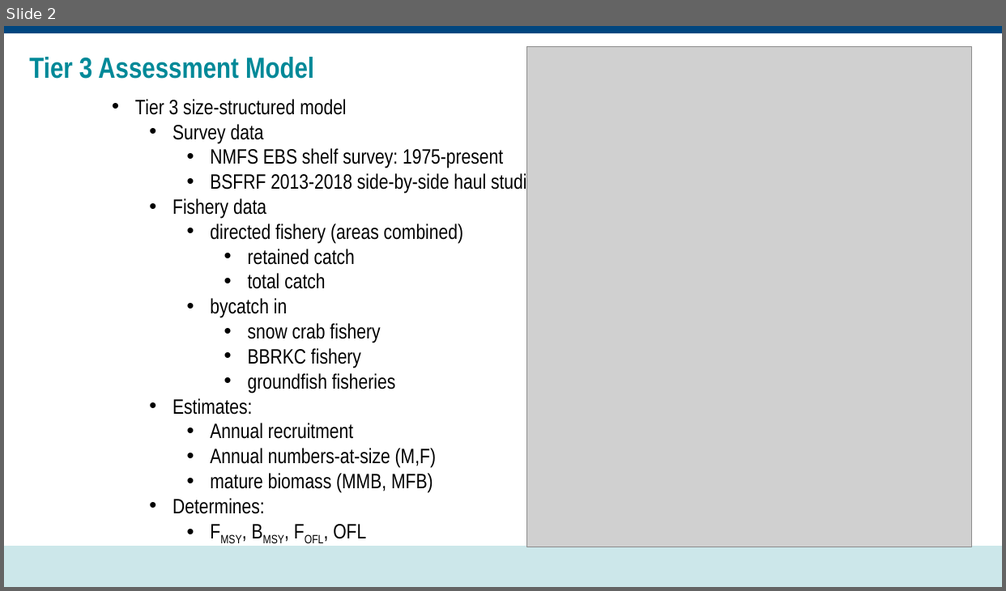
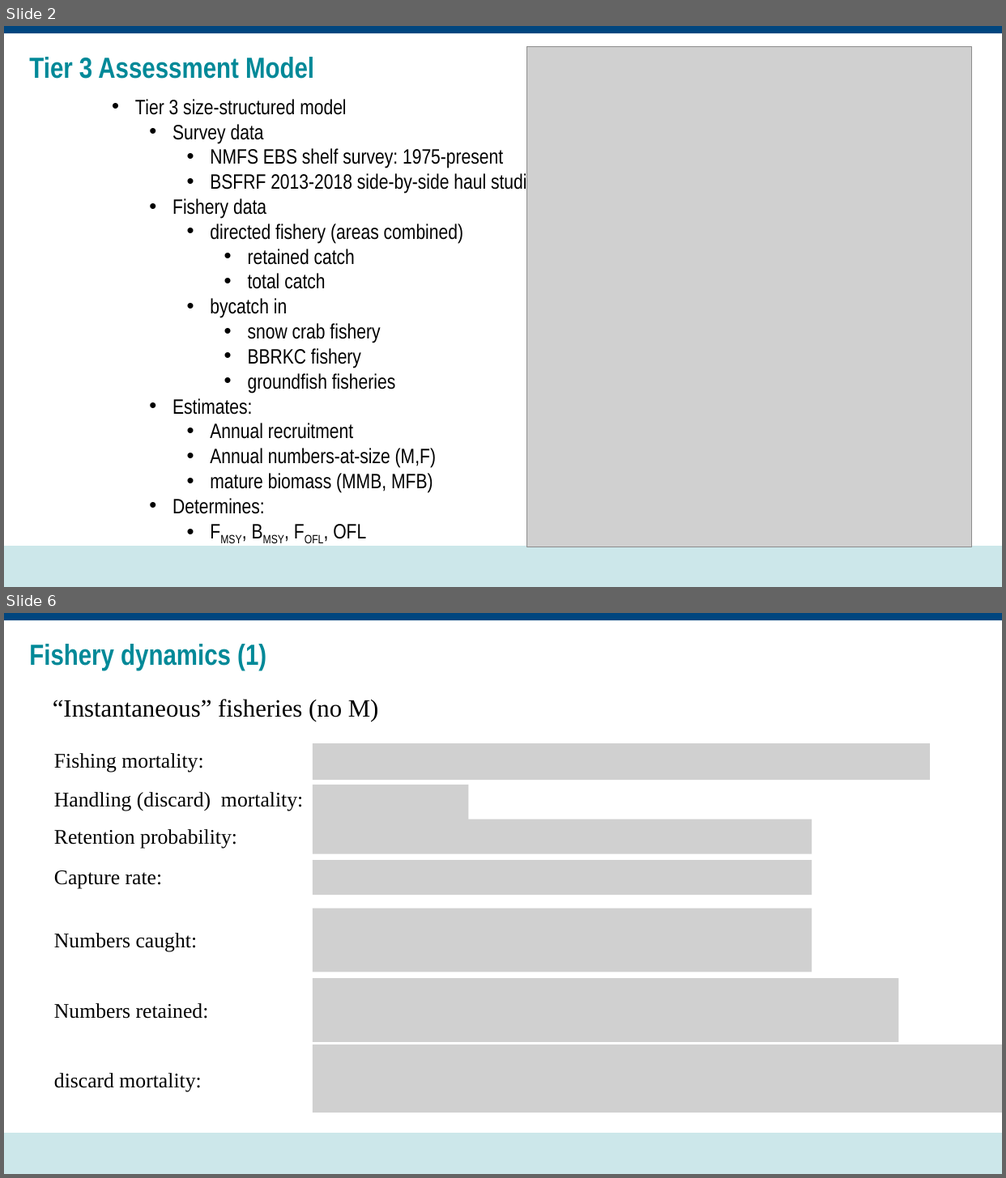
Before and after one commit to noaa-afsc/TannerCrab_2026CIEReview, a slide deck: presentations/TransitionToGMACS.pptx. Shown one above the other, each under a label of ours: slide 2 before the commit, slides 2 and 6 after it; the slides between them are not shown. The pictures are 1006x591 and 1006x1178 pixels, drawn with LibreOffice and Linux fonts; fonts in the diff are those of the drawing; grey boxes stand for pictures; background and template pictures are left out. Boxes give left, top, right and bottom in pixels: in the first picture for what was removed or moved away, otherwise in the second. Text is boxed around its words. In the diff, an @@ line names an element or a change of style, - is before the commit and + after.

```diff
--- a/presentations/TransitionToGMACS.pptx
+++ b/presentations/TransitionToGMACS.pptx
@@ slide 6 added at [4,613,1002,1174], background #FFFFFF; not listed: 2 template elements that a slide beside it also shows @@
@@ title added at [29,644,266,671], 28 pt, text #008998, bold @@
+Fishery dynamics (1)
@@ text added at [53,699,379,722], 24 pt, text #000000 @@
+“Instantaneous” fisheries (no M)
@@ text added at [54,753,203,772], 20 pt, text #000000 @@
+Fishing mortality:
@@ picture added at [313,743,930,780] @@
@@ text added at [54,792,303,811], 20 pt, text #000000 @@
+Handling (discard) mortality:
@@ picture added at [313,785,468,819] @@
@@ text added at [54,829,237,849], 20 pt, text #000000 @@
+Retention probability:
@@ picture added at [313,820,812,854] @@
@@ text added at [54,871,163,889], 20 pt, text #000000 @@
+Capture rate:
@@ picture added at [313,860,812,895] @@
@@ picture added at [313,909,812,973] @@
@@ text added at [54,933,198,952], 20 pt, text #000000 @@
+Numbers caught:
@@ picture added at [313,978,898,1042] @@
@@ text added at [54,1003,209,1019], 20 pt, text #000000 @@
+Numbers retained:
@@ picture added at [313,1045,1002,1113] @@
@@ text added at [54,1073,201,1093], 20 pt, text #000000 @@
+discard mortality:
```
Also in this commit, not shown: 3 slides changed, 6 other slides added, 1 other file.
